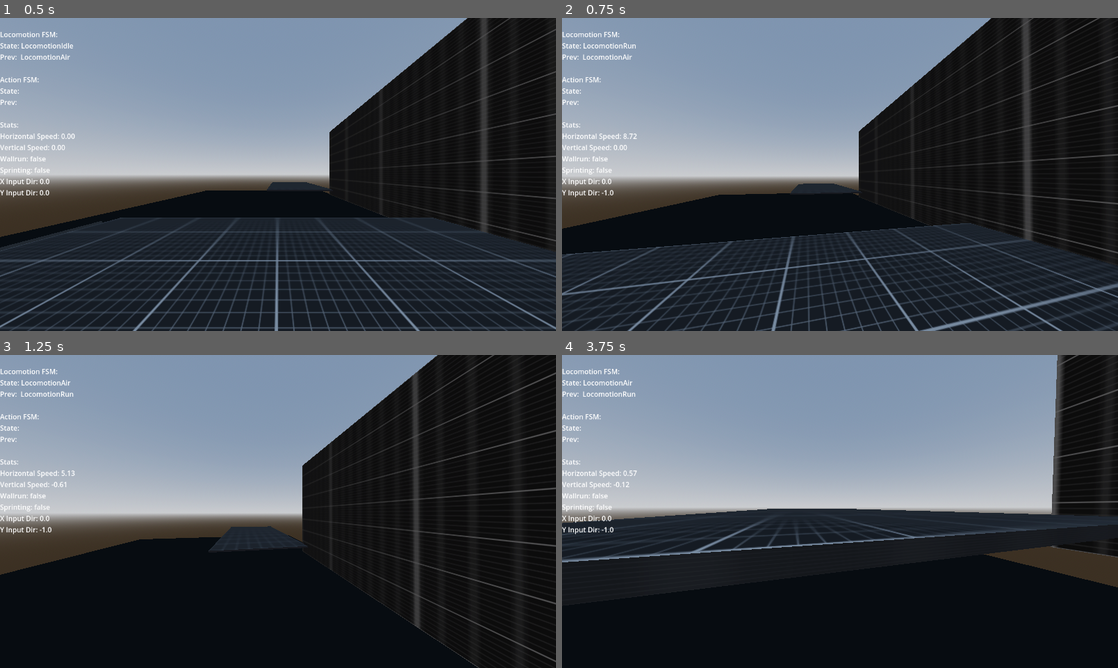
Above: before the commit, frames 1-4 (two rows, left to right).
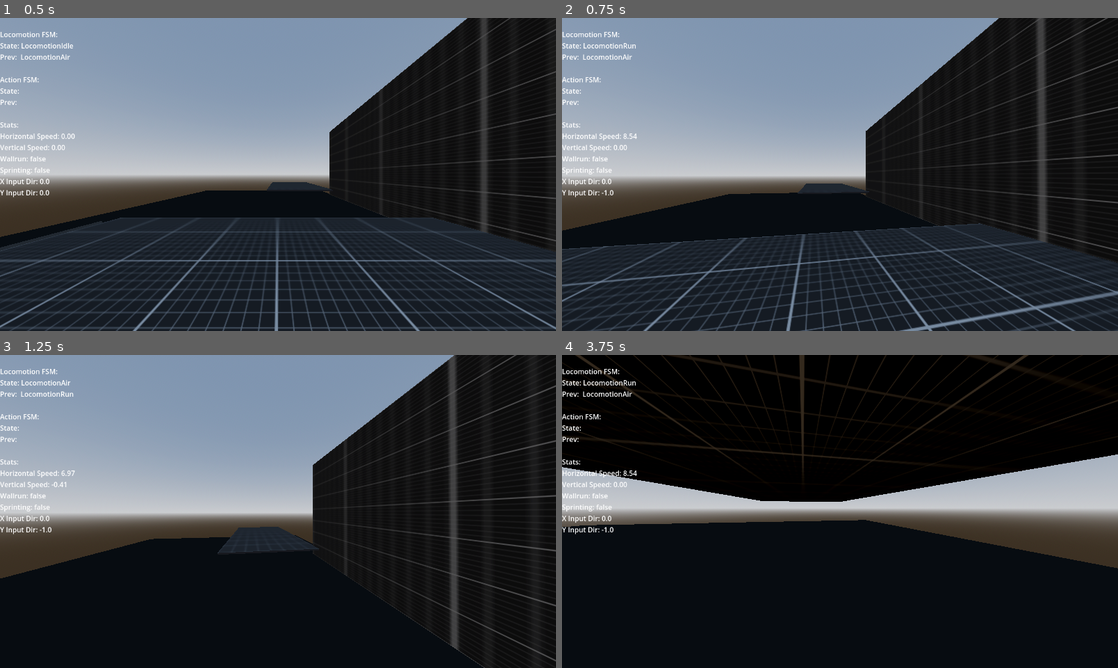
Above: after the commit, the same moments.

Repository: mdnrealdeal/parkour-game
Game: Godot game, scene res://scenes/levels/test_scene.tscn
Same seed, same stepped clock (60 frames per second), same inputs: the game is played once before the commit and once after it.
Inputs (mouse positions are in pixels of both pictures, inside the frame that each line leads up to):
- Up to frame 1 (0.5 s): no input
- Up to frame 2 (0.75 s): tap Enter at 0.5 s; move the mouse to (867, 174) at 0.52 s; hold W (move_forward) from 0.53 s (still down); tap Shift (dash) at 0.6 s
- Up to frame 3 (1.25 s): keep holding W (move_forward); tap Space (jump) at 0.77, 0.8, 1.07 s
- Up to frame 4 (3.75 s): keep holding W (move_forward); move the mouse to (812, 511) at 1.27 s; tap Space (jump) at 1.35, 1.52, 1.82, 2.3, 3.02, 3.32 s; tap Shift (dash) at 1.55, 2.85, 3.6 s; move the mouse to (851, 505) at 2.02 s; hold X (crouch) 2.03-2.78 s; move the mouse to (834, 517) at 2.77 s; move the mouse to (878, 514) at 3.52 s

Frame 1 is identical in both runs. In frame 2, 11% of the frame differs, in the area x 0-100%, y 0-100%; in frame 3, 5.7%; in frame 4, 50%, in the area x 0-100%, y 0-75%.

Commit message:
wallrun curve assist

Diff:
--- a/entities/player/player.tscn
+++ b/entities/player/player.tscn
@@ -15,7 +15,7 @@
 
 [node name="Player" type="CharacterBody3D"]
 script = ExtResource("1_ucweq")
-mouse_sensitivity = 12
+mouse_sensitivity = 24
 move_stats = ExtResource("2_8fjmc")
 
 [node name="CollisionShape3D" type="CollisionShape3D" parent="."]
--- a/resources/player_movementstats.tres
+++ b/resources/player_movementstats.tres
@@ -4,21 +4,19 @@
 
 [resource]
 script = ExtResource("1_56aya")
+speed = 5.0
 friction = 8.0
-sprint_speed = 6.0
-sprint_acceleration = 2.5
-time_before_sprinting = 2.5
-air_acceleration = 6.0
+sprint_speed = 6.25
+sprint_acceleration = 4.0
+time_before_sprinting = 3.0
 max_air_jumps = 0
-jump_force = 3.8
-dash_speed = 12.0
+jump_force = 4.0
+dash_speed = 11.0
 dash_duration = 0.01
-dash_cooldown = 0.5
+dash_cooldown = 1.0
 wallrun_jump_force_side = 4.0
-wallrun_jump_force_forward = 6.5
 wallrun_jump_force_up = 4.0
 wallrun_gravity_mult = 0.1
-wallrun_linger_duration = 0.1
-wallrun_speed_penalty = 0.4
+wallrun_linger_duration = 0.01
 wallrun_cooldown = 0.75
 metadata/_custom_type_script = "uid://c83i83xjuj6bl"
--- a/scenes/levels/test_scene.tscn
+++ b/scenes/levels/test_scene.tscn
@@ -37,7 +37,6 @@
 
 [node name="Player" parent="." instance=ExtResource("1_xgkye")]
 transform = Transform3D(-1, 0, -8.742278e-08, 0, 1, 0, 8.742278e-08, 0, -1, -0.014434576, 1.1920929e-07, 0.002583027)
-mouse_sensitivity = 30
 
 [node name="PauseManager" type="Node" parent="."]
 script = ExtResource("1_kljt5")
--- a/scripts/_FSMs/locoLayer/locomotion_wallrun.gd
+++ b/scripts/_FSMs/locoLayer/locomotion_wallrun.gd
@@ -23,6 +23,7 @@
 		_wall_normal = actor_ref.ray_left.get_collision_normal()
 
 	actor_ref.blackboard.current_wall_side = _wall_side
+	actor_ref.blackboard.current_wall_normal = _wall_normal
 
 func exit() -> void:
 	actor_ref.blackboard.is_wall_running = false
@@ -89,7 +90,7 @@
 
 func _apply_movement(delta: float) -> void:
 	var input_dir_3d := (
-		(actor_ref.transform.basis * Vector3(actor_ref.input_dir.x, 0,
+		(actor_ref.transform.basis * Vector3(0, 0,
 		actor_ref.input_dir.y))
 		.normalized()
 	)
--- a/scripts/player/player.gd
+++ b/scripts/player/player.gd
@@ -2,6 +2,7 @@
 extends Actor
 
 const SENS_HUMAN_MOD = 0.0001
+const CURVE_ASSIST_STRENGTH = 0.5
 
 @export_range(0, 100, 1) var mouse_sensitivity: int = 30
 
@@ -22,20 +23,25 @@
 		request_to_dash = true
 	request_to_crouch = Input.is_action_pressed("crouch")
 
+func _physics_process(delta: float) -> void:
+		super._physics_process(delta)
+
+		if blackboard.is_wall_running:
+			_apply_curve_assist(delta)
+
+
 func _unhandled_input(event: InputEvent) -> void:
 	if event is InputEventMouseMotion:
 		var sens_mult: float = _add_camera_magnetism(event)
 
 		var final_sensitivity: float = (mouse_sensitivity * SENS_HUMAN_MOD) * sens_mult
-		#print(final_sensitivity)
 
 		rotate_y(-event.relative.x * final_sensitivity)
 		head.rotate_x(-event.relative.y * final_sensitivity)
 		head.rotation.x = clamp(head.rotation.x, deg_to_rad(-90), deg_to_rad(90))
 
 func _add_camera_magnetism(event: InputEvent) -> float:
-	if not blackboard.is_wall_running:
-		return 1.0
+	if not blackboard.is_wall_running: return 1.0
 
 	var wall_normal: Vector3 = blackboard.current_wall_normal
 	var look_dir := -head.global_transform.basis.z
@@ -50,13 +56,29 @@
 	elif blackboard.current_wall_side == ActorBlackboard.WallSide.LEFT and relative_x > 0:
 		moving_away = true
 
-	print("Side: %s | Align: %.2f | MovingAway: %s" % [blackboard.current_wall_side, alignment, moving_away])
+	#print("Side: %s | Align: %.2f | MovingAway: %s" % [blackboard.current_wall_side, alignment, moving_away])
 	if alignment > 0.01:
-		var raw_tension: float = clamp((alignment - 0.1) / 0.8, 0.0, 1.0)
+		var raw_tension: float = clamp((alignment + 0.2) / 0.8, 0.0, 1.0)
 		var curved_tension: float = raw_tension * raw_tension
 
 		if moving_away:
-			return lerp(1.0, 0.01, curved_tension)
+			return lerp(1.0, 0.05, curved_tension)
 		else:
-			return lerp(1.0, 0.2, curved_tension)
+			return lerp(1.0, 0.1, raw_tension)
 	return 1.0
+
+func _apply_curve_assist(delta: float) -> void:
+	var wall_normal: Vector3 = blackboard.current_wall_normal
+
+	if wall_normal.is_zero_approx(): return
+
+	var current_look: Vector3 = -head.global_transform.basis.z
+	var parallel_target := current_look.slide(wall_normal).normalized()
+
+	var current_yaw: Vector2 = Vector2(current_look.x, current_look.z).normalized()
+	var target_yaw: Vector2 = Vector2(parallel_target.x, parallel_target.z).normalized()
+
+	var angle_diff: float = current_yaw.angle_to(target_yaw)
+
+	if abs(angle_diff) > 0.001:
+		rotate_y(-angle_diff * CURVE_ASSIST_STRENGTH * delta)
--- a/scripts/player/player_blackboard.gd
+++ b/scripts/player/player_blackboard.gd
@@ -1,11 +1,13 @@
 class_name PlayerBlackboard
 extends ActorBlackboard
 
+@warning_ignore_start("unused_signal")
 signal stat_changed(stat_name: String, new_value: Variant)
 signal sprint_started
 signal sprint_ended
 signal wallrun_started
 signal wallrun_ended
+@warning_ignore_restore("unused_signal")
 
 func start_wallrun_cooldown(duration: float) -> void:
 	super.start_wallrun_cooldown(duration)
